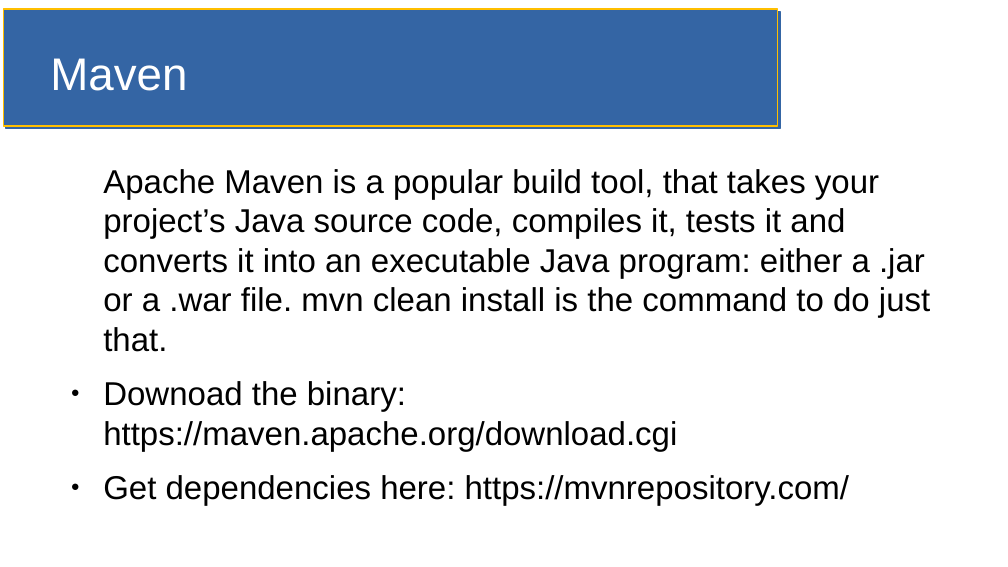
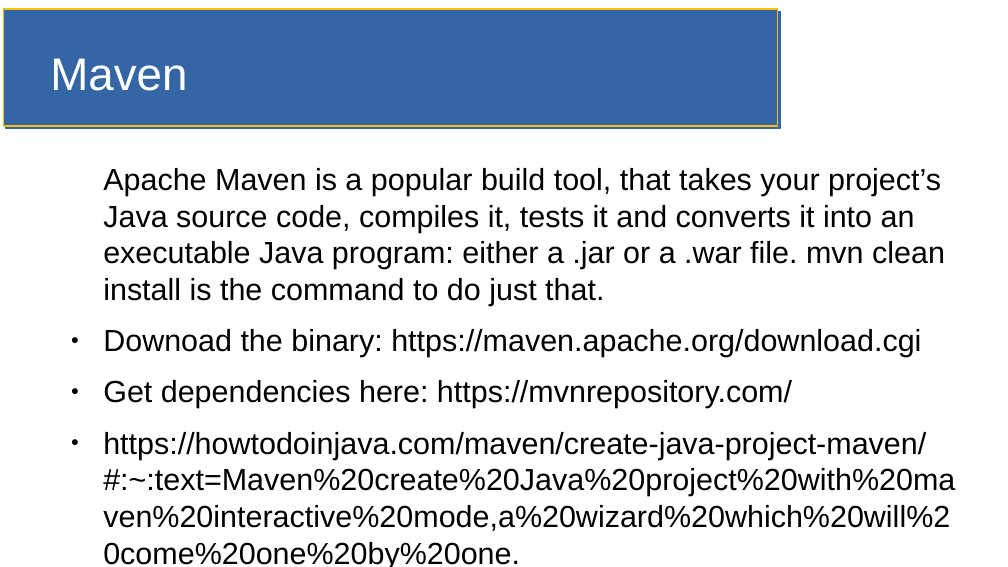
Before and after one commit to jfdoyle3/maven_class, a slide deck: slide 1 of slides/maven.odp. Drawn at 1008x567 pixels with LibreOffice and Linux fonts; fonts in the diff are those of the drawing. Boxes give left, top, right and bottom in pixels: in the first picture for what was removed or moved away, otherwise in the second. Text is boxed around its words. In the diff, an @@ line names an element or a change of style, - is before the commit and + after.

Commit message:
Added a non active maven slide

```diff
--- a/slides/maven.odp
+++ b/slides/maven.odp
@@ text at [103, 168, 945, 408]: size 26 to 24.1 pt in "Apache Maven is a popular build tool, ...", "Downoad the binary: https://maven.apache.org/download.cgi", "Get dependencies here: https://mvnrepository.com/" @@
@@ text at [103, 432, 955, 567]: paragraph added @@
+● https://howtodoinjava.com/maven/create-java-project-maven/#:~:text=Maven%20create%20Java%20project%20with%20maven%20interactive%20mode,a%20wizard%20which%20will%20come%20one%20by%20one.
```
Also in this commit, not shown: 2 other slides changed, 2 slides added, 1 slide removed, 1 other file.
